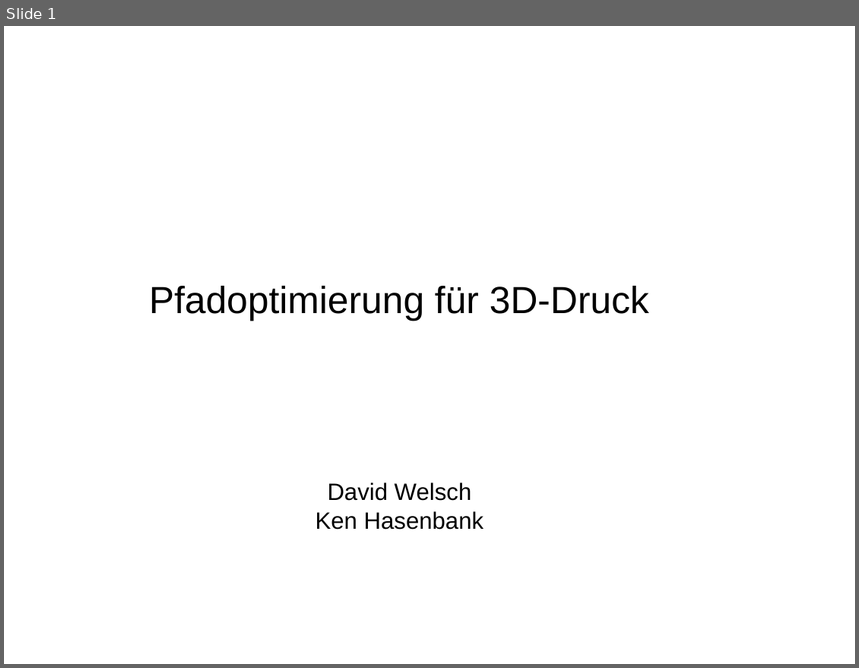
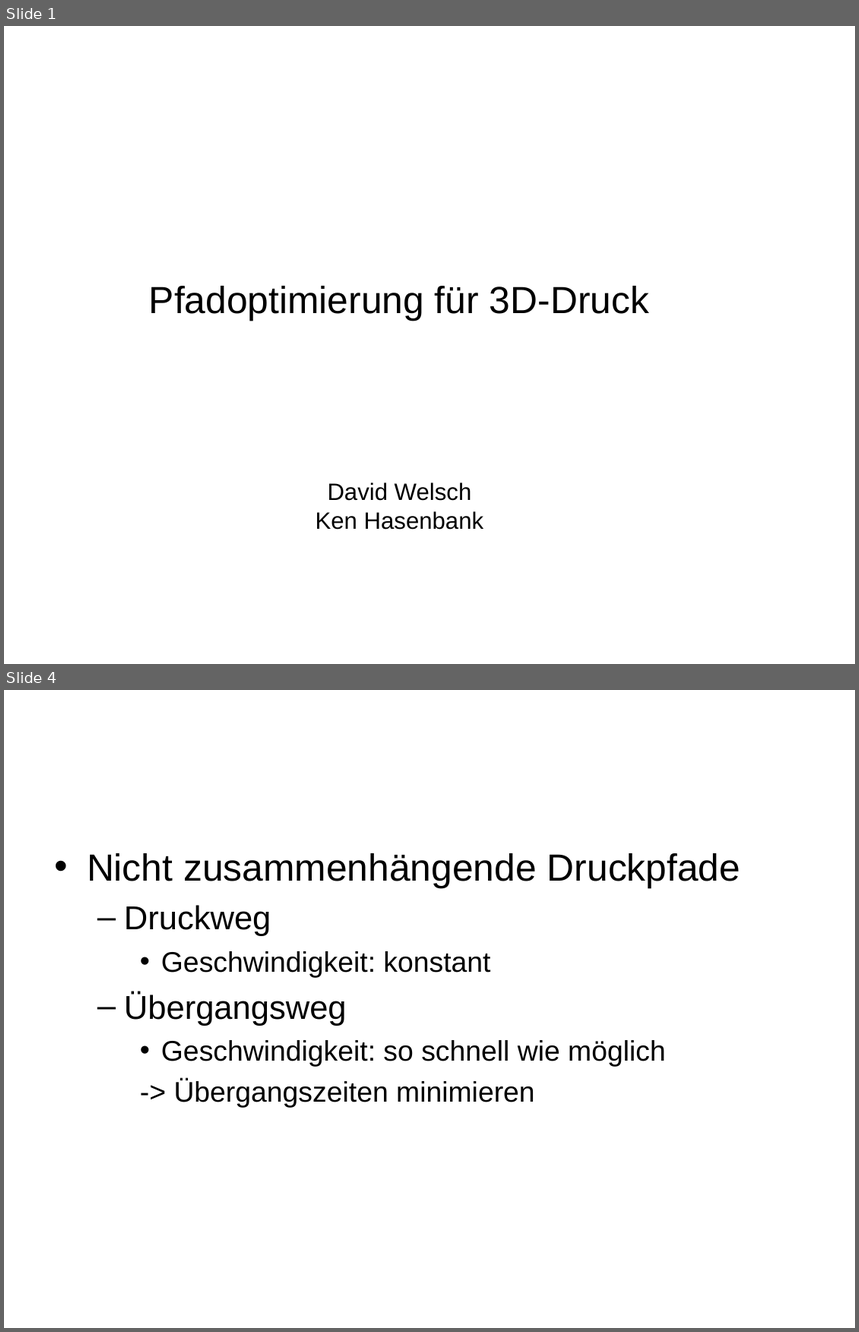
Before and after one commit to khase/MotionPlanning, a slide deck: Seminar/Themenvorschlag-3D-Print.ppt. Shown one above the other, each under a label of ours: slide 1 before the commit, slides 1 and 4 after it; the slides between them are not shown. The pictures are 859x668 and 859x1332 pixels, drawn with LibreOffice and Linux fonts; fonts in the diff are those of the drawing. Boxes give left, top, right and bottom in pixels: in the first picture for what was removed or moved away, otherwise in the second. Text is boxed around its words. In the diff, an @@ line names an element or a change of style, - is before the commit and + after.

```diff
--- a/Seminar/Themenvorschlag-3D-Print.ppt
+++ b/Seminar/Themenvorschlag-3D-Print.ppt
@@ slide 4 added at [4, 690, 855, 1328], background #FFFFFF @@
@@ text added at [87, 853, 740, 1108], 24 pt, text #000000 @@
+• Nicht zusammenhängende Druckpfade
+  – Druckweg
+    • Geschwindigkeit: konstant
+  – Übergangsweg
+    • Geschwindigkeit: so schnell wie möglich
+    -> Übergangszeiten minimieren
```
Also in this commit, not shown: 2 slides changed, 3 other slides added, 1 slide removed, 26 other files.
